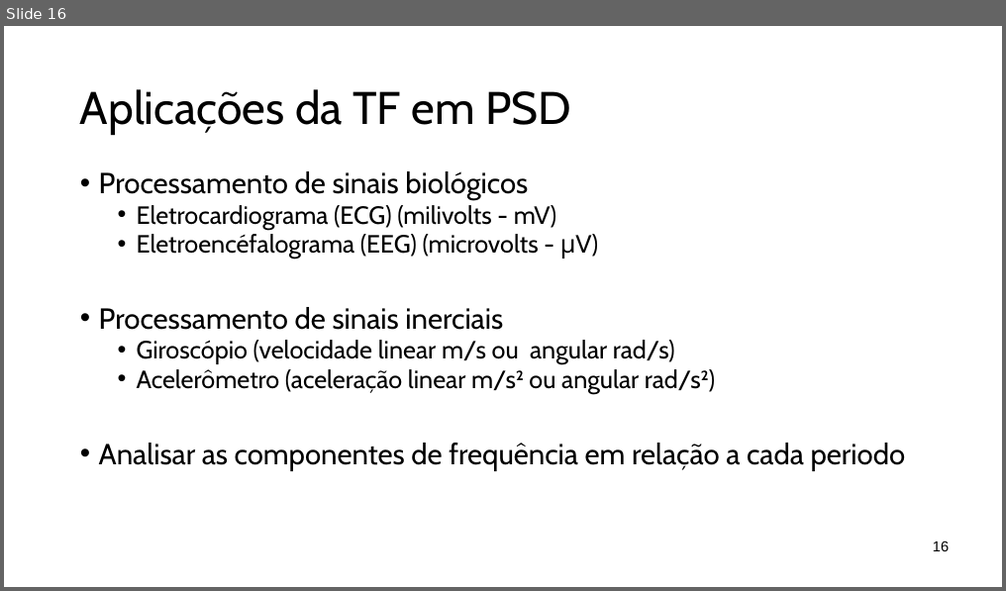
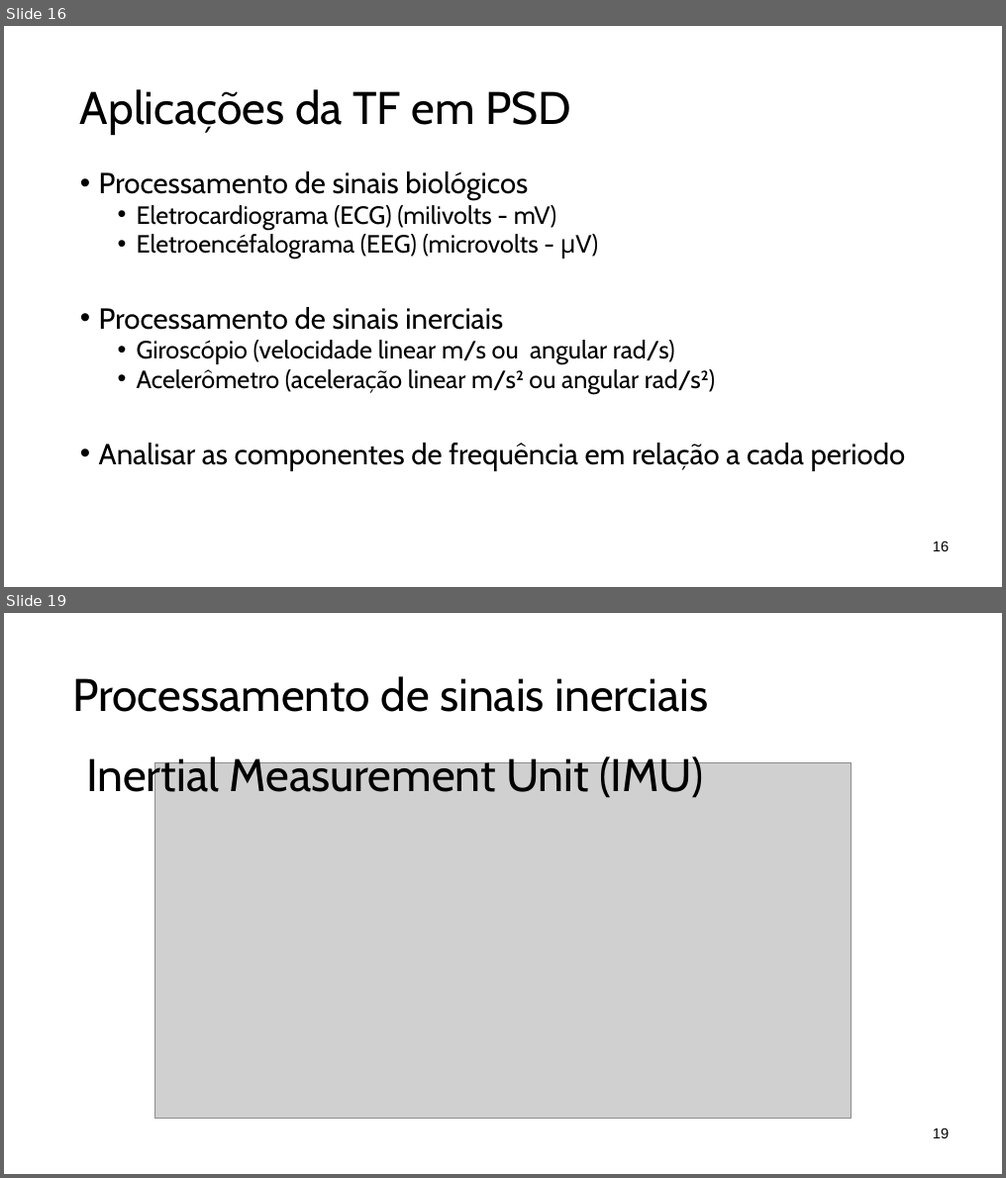
Before and after one commit to PauloMatheusGr/DSP-Class, a slide deck: Aula_PSD.odp. Shown one above the other, each under a label of ours: slide 16 before the commit, slides 16 and 19 after it; the slides between them are not shown. The pictures are 1006x591 and 1006x1178 pixels, drawn with LibreOffice and Linux fonts; fonts in the diff are those of the drawing; grey boxes stand for pictures. Boxes give left, top, right and bottom in pixels: in the first picture for what was removed or moved away, otherwise in the second. Text is boxed around its words. In the diff, an @@ line names an element or a change of style, - is before the commit and + after.

```diff
--- a/Aula_PSD.odp
+++ b/Aula_PSD.odp
@@ slide 19 added at [4, 613, 1002, 1174], background #FFFFFF @@
@@ title added at [72, 676, 708, 712], 44 pt, text #000000 @@
+Processamento de sinais inerciais
@@ text added at [86, 753, 703, 802], 44 pt, text #000000 @@
+Inertial Measurement Unit (IMU)
@@ picture added at [155, 762, 851, 1119] @@
@@ page number added at [933, 1128, 948, 1139], 14 pt, text #000000 @@
+19
```
Also in this commit, not shown: 1 slide changed, 6 other slides added, 4 other files.
